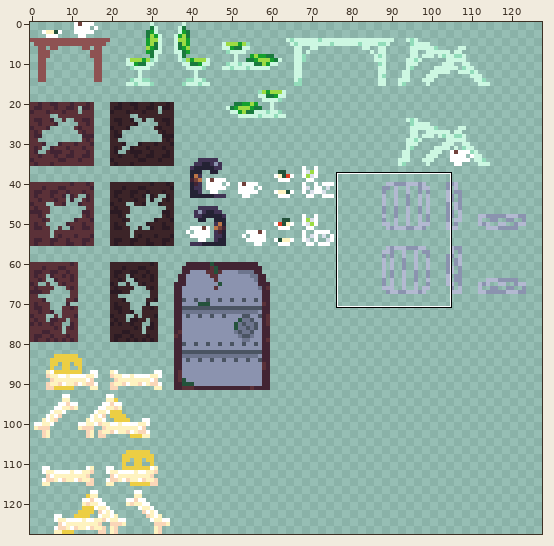
Sprite sheet: assets/tilesets/furniture_tileset.png. Above, an overview of the earlier version with the close-up marked.
Close-up. As it was:
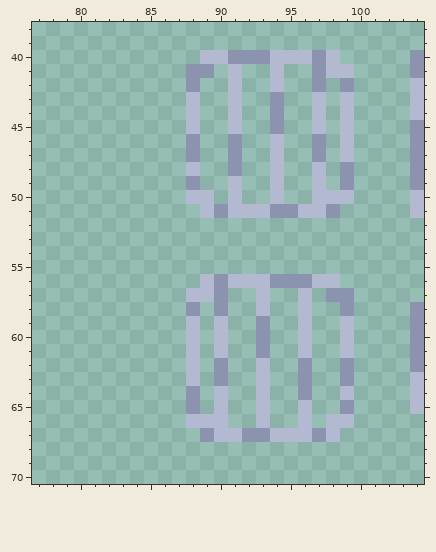
The file is 128x128 pixels. Shown: x 77..104, y 38..70.
And afterwards:
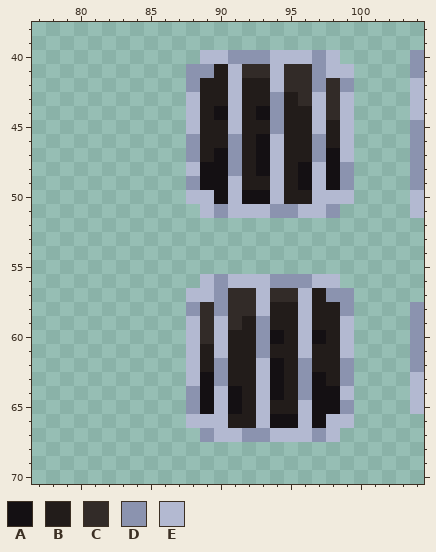
Palette (. is transparent): A #141013  B #221c1a  C #322b28  D #8b93af  E #b3b9d1
Difference:
y 41: x 90 . -> B; x 92..93 .. -> CC; x 95..96 .. -> CC
y 42: x 89..90 .. -> BB; x 92..93 .. -> BB; x 95..96 .. -> CC; x 98 . -> C
y 43: x 89..90 .. -> BB; x 92..93 .. -> BB; x 95..96 .. -> BC; x 98 . -> C
y 44: x 89..90 .. -> BA; x 92..93 .. -> BA; x 95..96 .. -> BB; x 98 . -> C
y 45: x 89..90 .. -> BB; x 92..93 .. -> BB; x 95..96 .. -> BB; x 98 . -> B
y 46: x 89..90 .. -> BB; x 92..93 .. -> BA; x 95..96 .. -> BB; x 98 . -> B
y 47: x 89..90 .. -> BA; x 92..93 .. -> BA; x 95..96 .. -> BB; x 98 . -> A
y 48: x 89..90 .. -> AA; x 92..93 .. -> BA; x 95..96 .. -> BA; x 98 . -> A
y 49: x 89..90 .. -> AA; x 92..93 .. -> BB; x 95..96 .. -> BA; x 98 . -> A
y 50: x 90 . -> A; x 92..93 .. -> AA; x 95..96 .. -> BB
y 57: x 91..92 .. -> CC; x 94..95 .. -> CC; x 97 . -> B
y 58: x 89 . -> C; x 91..92 .. -> CC; x 94..95 .. -> BB; x 97..98 .. -> BB
y 59: x 89 . -> C; x 91..92 .. -> CB; x 94..95 .. -> BB; x 97..98 .. -> BB
y 60: x 89 . -> C; x 91..92 .. -> BB; x 94..95 .. -> AB; x 97..98 .. -> AB
y 61: x 89 . -> B; x 91..92 .. -> BB; x 94..95 .. -> BB; x 97..98 .. -> BB
y 62: x 89 . -> B; x 91..92 .. -> BB; x 94..95 .. -> AB; x 97..98 .. -> BB
y 63: x 89 . -> A; x 91..92 .. -> BB; x 94..95 .. -> AB; x 97..98 .. -> AB
y 64: x 89 . -> A; x 91..92 .. -> AB; x 94..95 .. -> AB; x 97..98 .. -> AA
y 65: x 89 . -> A; x 91..92 .. -> AB; x 94..95 .. -> BB; x 97..98 .. -> AA
y 66: x 91..92 .. -> BB; x 94..95 .. -> AA; x 97 . -> A
Boxes around the changes in both close-ups, in picture pixels (x1, y1, x2, y2):
added: (200, 64, 340, 204)
added: (200, 288, 340, 428)
